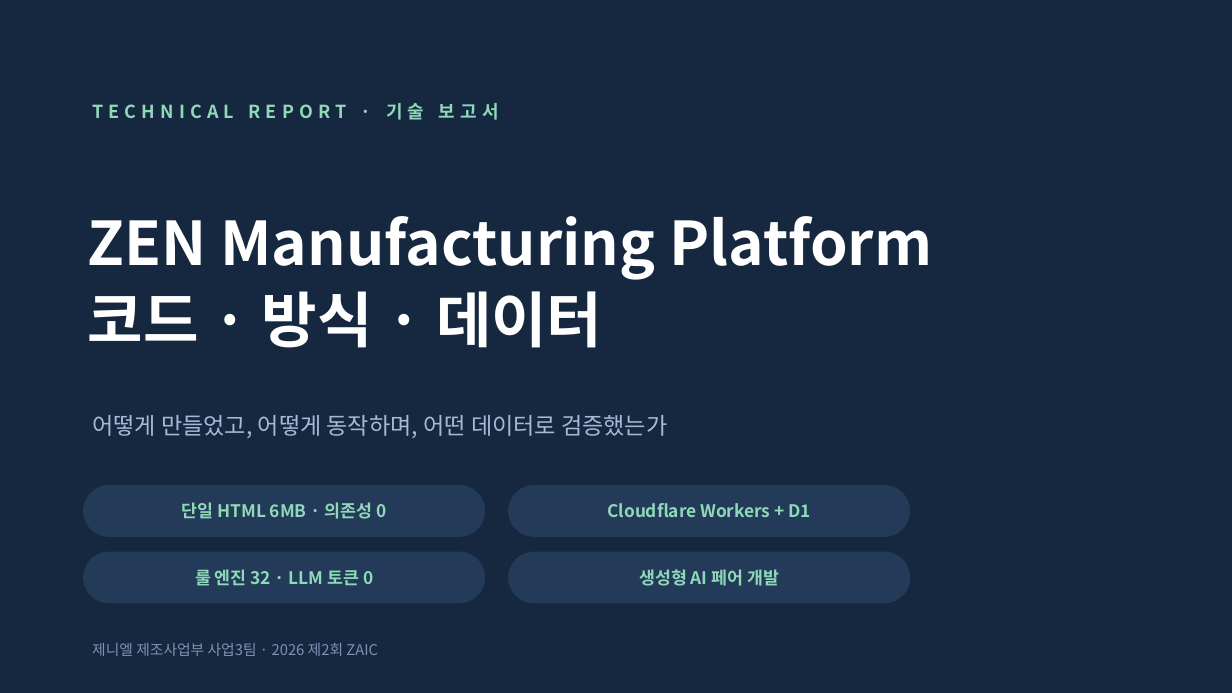
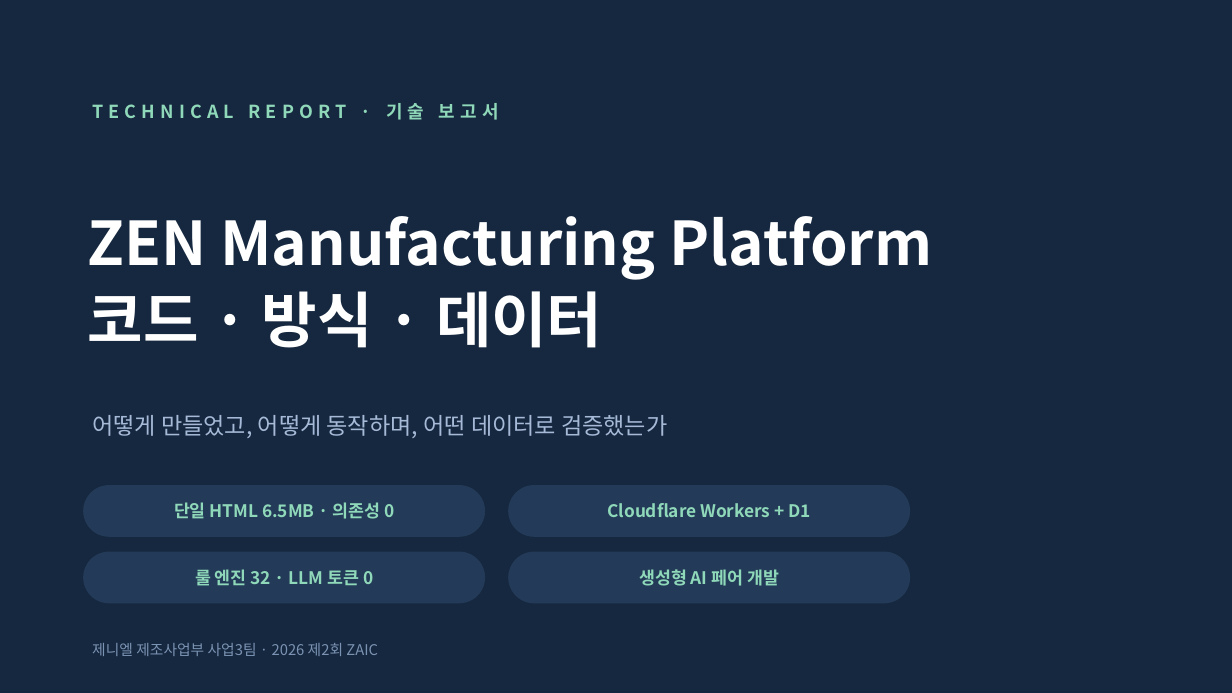
Before and after one commit to hodoo0831-coder/zenf-, a slide deck: slide 1 of ZEN_기술보고서.pptx. Drawn at 1232x693 pixels with LibreOffice and Linux fonts; fonts in the diff are those of the drawing. Boxes give left, top, right and bottom in pixels: in the first picture for what was removed or moved away, otherwise in the second. Text is boxed around its words. In the diff, an @@ line names an element or a change of style, - is before the commit and + after.

```diff
--- a/ZEN_기술보고서.pptx
+++ b/ZEN_기술보고서.pptx
@@ text at bbox=[174, 502, 394, 519]: text changed @@
-단일 HTML 6MB · 의존성 0
+단일 HTML 6.5MB · 의존성 0
```
Also in this commit, not shown: 4 other slides changed, 4 other files.
